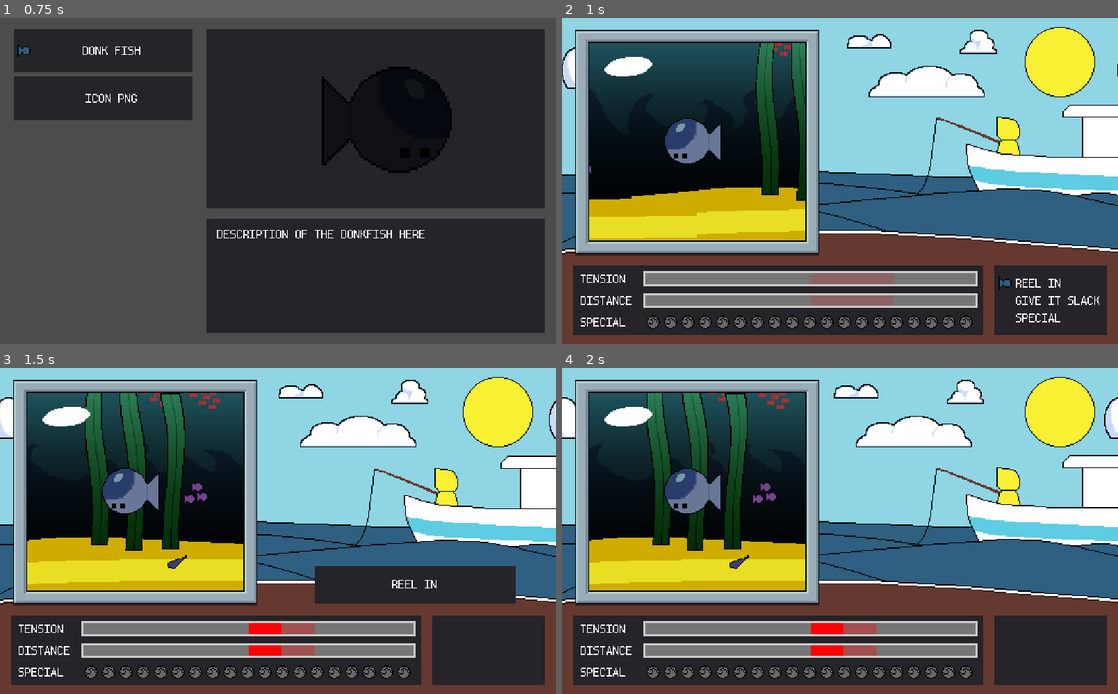
Above: before the commit, frames 1-4 (two rows, left to right).
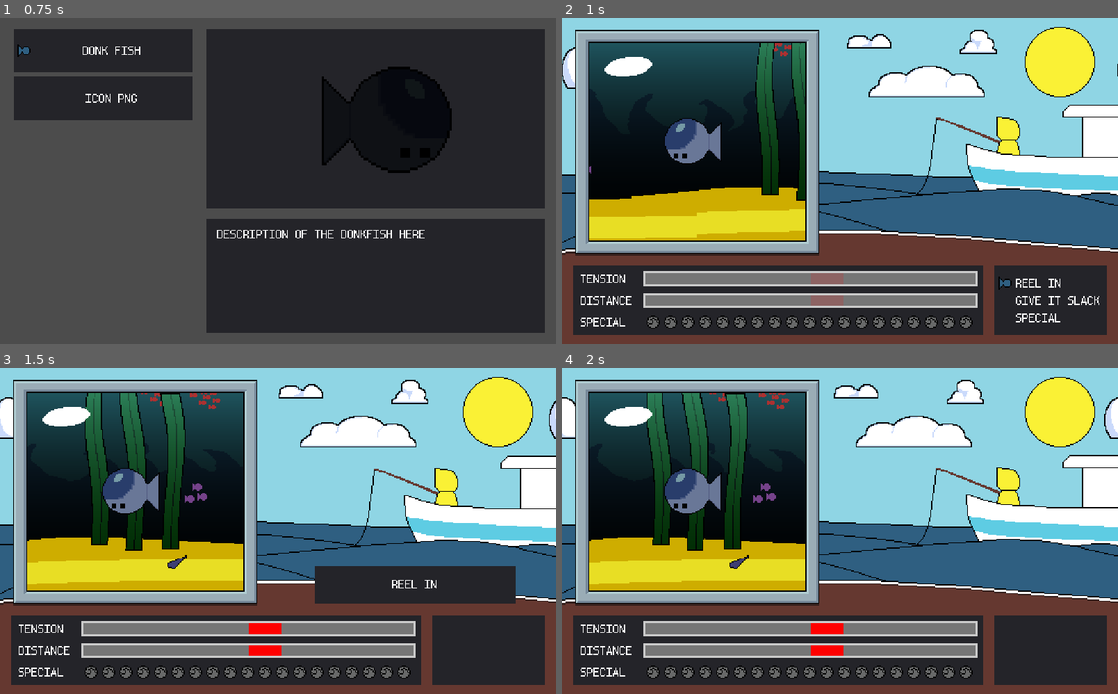
Above: after the commit, the same moments.

Repository: TateKennington/Battle-Fish-Saga
Game: Godot game, scene res://GUI/MainMenu.tscn
Two runs of this game, one before a commit and one after it. Both use one fixed random seed, a clock stepped at 60 frames per second and the inputs below. The engine's default icon, where the game draws it, is replaced by a stand-in: a white triangle on a blue panel in a dark square.
Inputs:
- Up to frame 1 (0.75 s): tap Enter at 0.5 s; hold Up from 0.53 s (still down); tap Space at 0.6 s
- Up to frame 2 (1 s): keep holding Up; tap Space at 0.77 s
- Up to frame 3 (1.5 s): tap Space at 1.07, 1.35 s; release Up at 1.28 s; hold Down from 1.28 s (still down)
- Up to frame 4 (2 s): keep holding Down; tap Space at 1.52, 1.82 s

Frame 1 is identical in both runs. In frame 3, 0.4% of the frame differs, in the area x 50-57%, y 78-89%; in frame 4, 0.4%.

Commit message:
Improve tension bar hovering

Diff:
--- a/GUI/BattleGUI.gd
+++ b/GUI/BattleGUI.gd
@@ -62,6 +62,8 @@
 	deactivate();
 	if current_move.tension_cost > 0 || current_move.slack_cost > 0:
 		special_bar.spend(current_move.tension_cost, current_move.slack_cost)
+	tension_bar.hover_value = 0
+	distance_bar.hover_value = 0
 	special_bar.clear_cost()
 	emit_signal("choose_move", current_move)
 
@@ -75,6 +77,7 @@
 	special_bar.clear_cost()
 
 func activate():
+	hover_move(menu.active)
 	menu.set_process_input(true);
 	menu.visible = true;
 
--- a/GUI/Components/TensionBar/TensionBar.gd
+++ b/GUI/Components/TensionBar/TensionBar.gd
@@ -4,16 +4,16 @@
 
 class_name TensionBar
 
-export(float) var value setget set_value;
-export(float) var hover_value setget set_hover_value;
-export(float) var hover_alpha setget set_hover_alpha;
+export(float) var value = 0 setget set_value;
+export(float) var hover_value = 0 setget set_hover_value;
+export(float) var hover_alpha = 0 setget set_hover_alpha;
 
 func set_value(new_value: float):
 	value = new_value;
 	update();
 
 func set_hover_value(value_change: float):
-	hover_value = value + value_change;
+	hover_value = value_change;
 	update();
 
 func set_hover_alpha(new_value: float):
@@ -25,8 +25,20 @@
 
 func _draw():
 	var hover_color = Color.red
+	var curr_value = value
+	var hover = value + hover_value
+
 	hover_color.a = hover_alpha
+	if hover * curr_value >= 0 && abs(hover) < abs(curr_value):
+		var temp = curr_value
+		curr_value = hover
+		hover = temp
+		hover_color.a += 0.6
+
+	hover = clamp(hover, -100, 100)
+	curr_value = clamp(curr_value, -100, 100)
+
 	draw_rect(Rect2(rect_pivot_offset, rect_size), Color("#CCCCCC"))
 	draw_rect(Rect2(rect_pivot_offset + Vector2(2, 2), rect_size - Vector2(4, 4)), Color("#777"))
-	draw_rect(Rect2(Vector2(rect_pivot_offset.x + 0.5*rect_size.x, rect_pivot_offset.y+2), Vector2(hover_value/100*(rect_size.x/2-2), rect_size.y-4)), hover_color)
-	draw_rect(Rect2(Vector2(rect_pivot_offset.x + 0.5*rect_size.x, rect_pivot_offset.y+2), Vector2(value/100*(rect_size.x/2-2), rect_size.y-4)), Color.red)
+	draw_rect(Rect2(Vector2(rect_pivot_offset.x + 0.5*rect_size.x, rect_pivot_offset.y+2), Vector2(hover/100*(rect_size.x/2-2), rect_size.y-4)), hover_color)
+	draw_rect(Rect2(Vector2(rect_pivot_offset.x + 0.5*rect_size.x, rect_pivot_offset.y+2), Vector2(curr_value/100*(rect_size.x/2-2), rect_size.y-4)), Color.red)
--- a/GUI/MainMenu.tscn
+++ b/GUI/MainMenu.tscn
@@ -42,8 +42,6 @@
 texture = ExtResource( 1 )
 
 [node name="Menu" parent="CenterContainer/VBoxContainer" instance=ExtResource( 4 )]
-menu_item = ExtResource( 2 )
-window = 3
 
 [node name="MenuItem" parent="CenterContainer/VBoxContainer/Menu" instance=ExtResource( 2 )]
 text = "Start"
--- a/GUI/Menu.gd
+++ b/GUI/Menu.gd
@@ -23,7 +23,7 @@
 		if key.scancode == KEY_DOWN:
 			active = active + 1;
 		if key.scancode == KEY_SPACE:
-			emit_signal("selected", active)
+			return emit_signal("selected", active)
 		active = clamp(active, 0, get_child_count() - 1)
 		update_items()
 		emit_signal("hovered", active)
